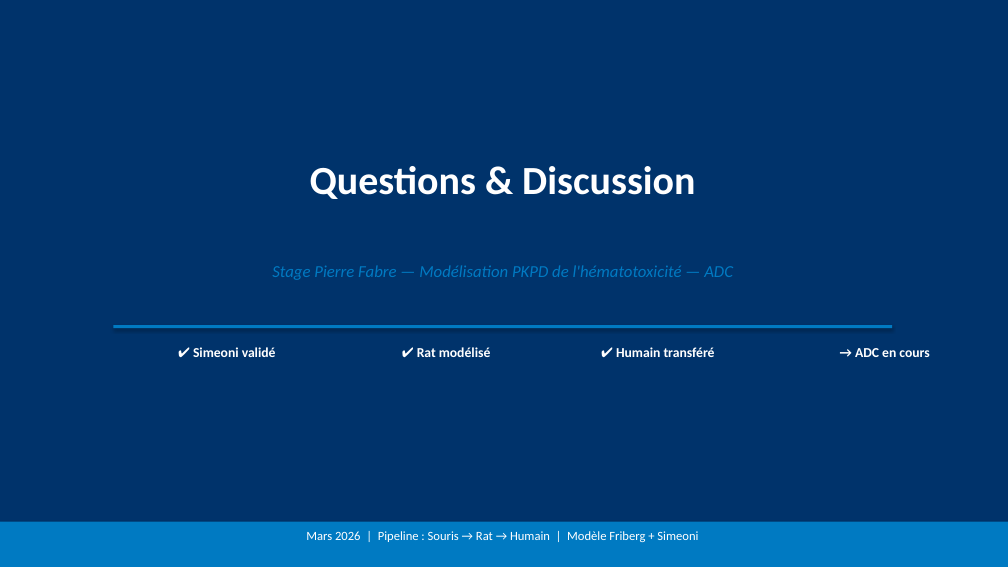
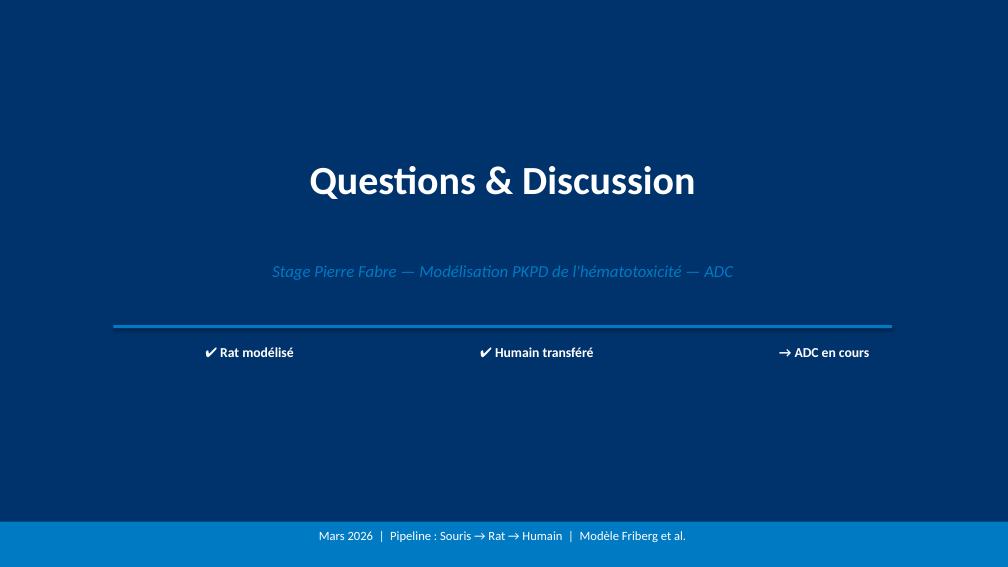
Before and after one commit to omarhss4k/Hema, a slide deck: slide 7 of reunion_point/reunion_prochaine.pptx (slide 8 before the commit). Drawn at 1008x567 pixels with LibreOffice and Linux fonts; fonts in the diff are those of the drawing. Boxes give left, top, right and bottom in pixels: in the first picture for what was removed or moved away, otherwise in the second. Text is boxed around its words. In the diff, an @@ line names an element or a change of style, - is before the commit and + after.

```diff
--- a/reunion_point/reunion_prochaine.pptx
+++ b/reunion_point/reunion_prochaine.pptx
@@ text "✔ Rat modélisé": place and size @@
-text "✔ Rat modélisé" at (417, 347, 491, 357)
+text "✔ Rat modélisé" at (220, 347, 294, 357)
@@ text removed at (193, 347, 276, 357) @@
-✔ Simeoni validé
@@ text "✔ Humain transféré": place and size @@
-text "✔ Humain transféré" at (616, 347, 715, 357)
+text "✔ Humain transféré" at (495, 347, 594, 357)
@@ text "→ ADC en cours": place and size @@
-text "→ ADC en cours" at (855, 348, 929, 357)
+text "→ ADC en cours" at (795, 348, 869, 357)
@@ text at (319, 531, 686, 542): text changed @@
-Mars 2026 | Pipeline : Souris → Rat → Humain | Modèle Friberg + Simeoni
+Mars 2026 | Pipeline : Souris → Rat → Humain | Modèle Friberg et al.
```
Also in this commit, not shown: 3 other slides changed, 1 slide removed, 1 other file.
